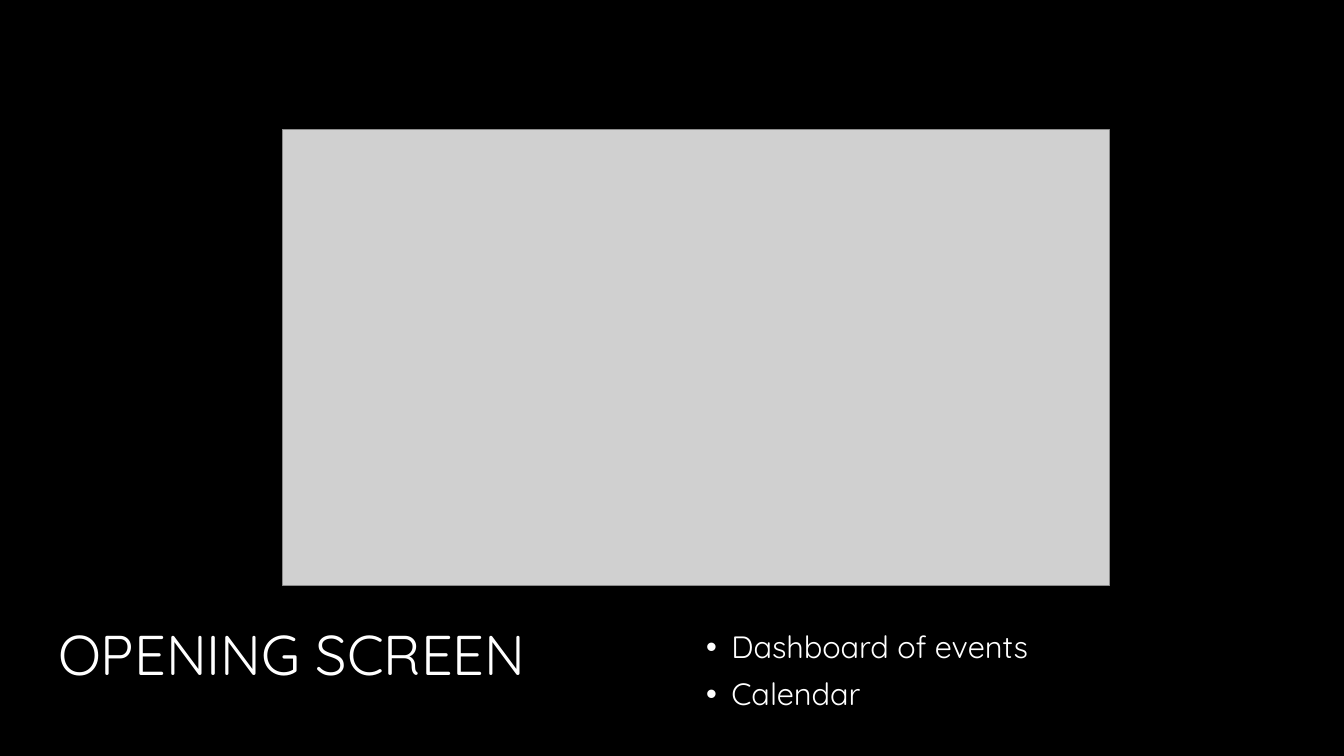
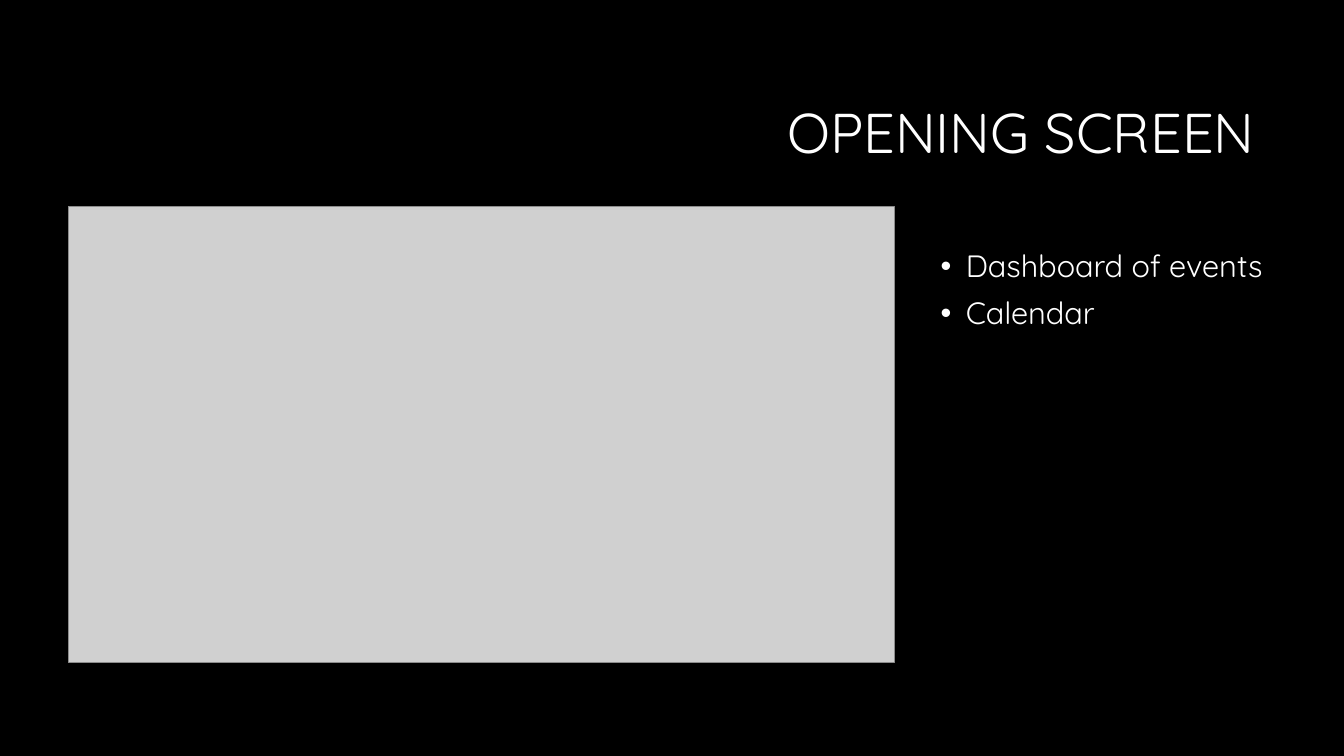
Before and after one commit to Delaware2016/team-13, a slide deck: slide 6 of Accelerate Delaware.pptx. Drawn at 1344x756 pixels with LibreOffice and Linux fonts; fonts in the diff are those of the drawing; grey boxes stand for pictures; background and template pictures are left out. Boxes give left, top, right and bottom in pixels: in the first picture for what was removed or moved away, otherwise in the second. Text is boxed around its words. In the diff, an @@ line names an element or a change of style, - is before the commit and + after.

```diff
--- a/Accelerate Delaware.pptx
+++ b/Accelerate Delaware.pptx
@@ title "OPENING SCREEN": place and size @@
-title "OPENING SCREEN" at box(58, 635, 526, 676)
+title "OPENING SCREEN" at box(787, 113, 1255, 154)
@@ picture: place and size @@
-picture at box(283, 130, 1110, 586)
+picture at box(69, 207, 895, 662)
@@ text "Dashboard of events": place and size @@
-text "Dashboard of events" at box(731, 635, 1028, 706)
+text "Dashboard of events" at box(966, 254, 1262, 325)
```
Also in this commit, not shown: 1 other slide changed.
